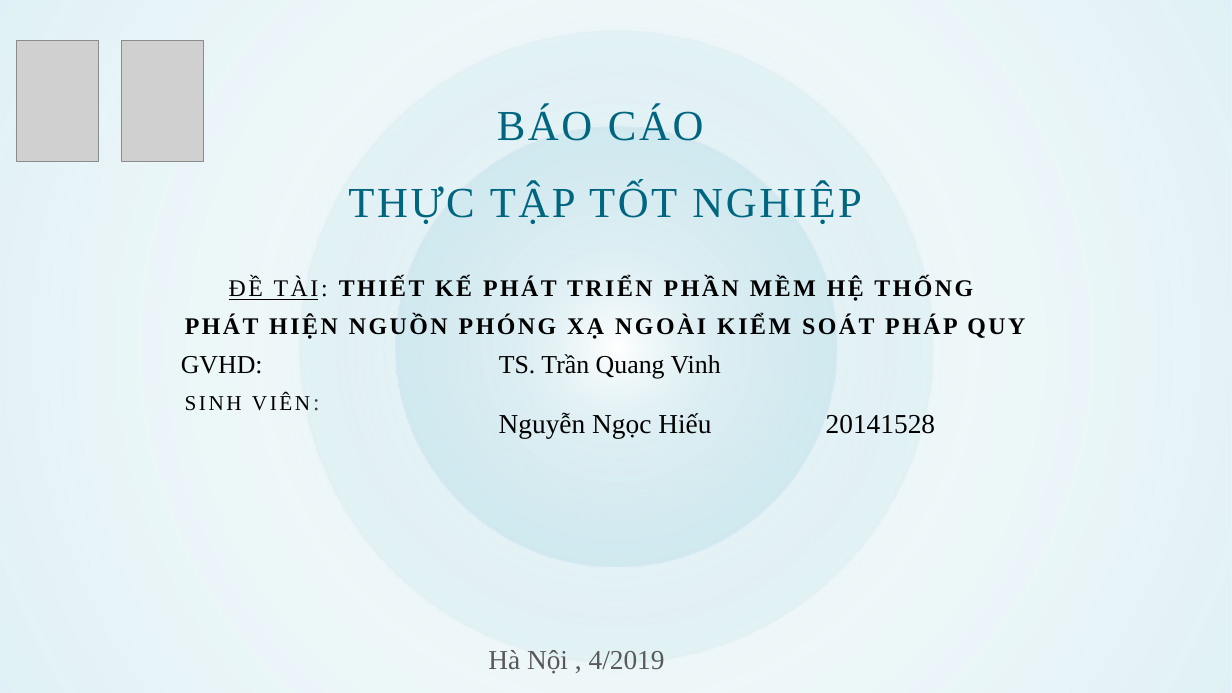
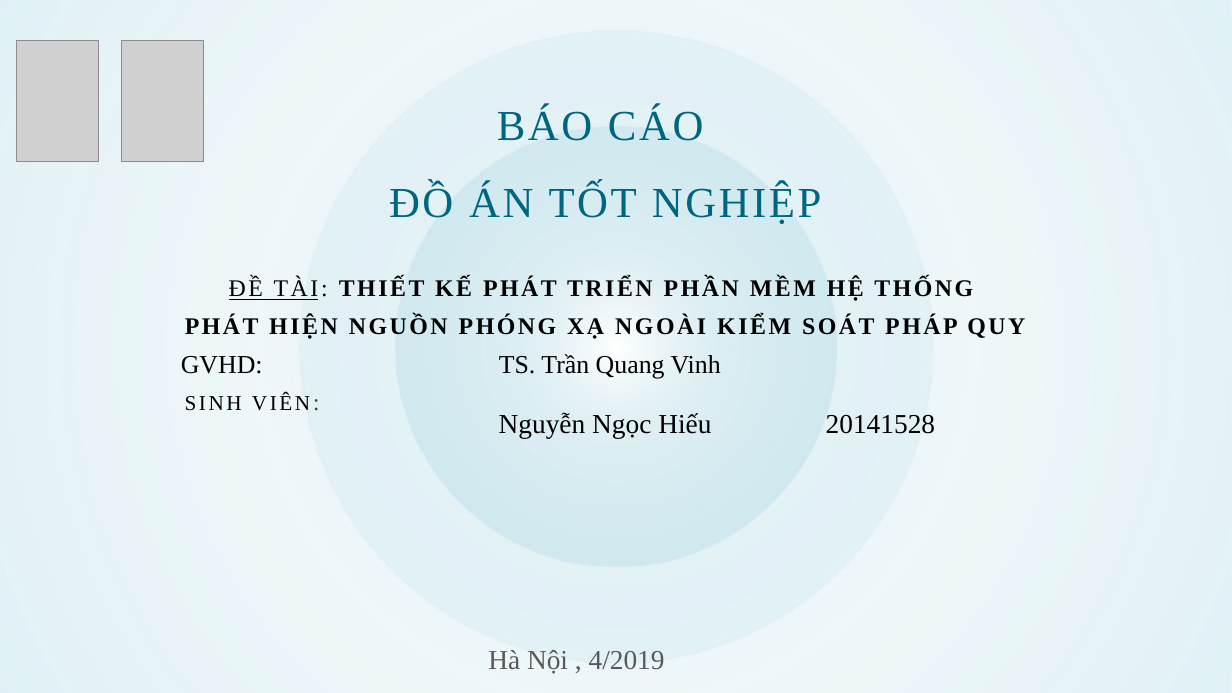
Before and after one commit to hieungoc0206/Graduation, a slide deck: slide 1 of Báo cáo thực tập tốt nghiệp_Nguyễn Ngọc Hiếu_20141528.pptx. Drawn at 1232x693 pixels with LibreOffice and Linux fonts; fonts in the diff are those of the drawing; grey boxes stand for pictures. Boxes give left, top, right and bottom in pixels: in the first picture for what was removed or moved away, otherwise in the second. Text is boxed around its words. In the diff, an @@ line names an element or a change of style, - is before the commit and + after.

```diff
--- a/Báo cáo thực tập tốt nghiệp_Nguyễn Ngọc Hiếu_20141528.pptx
+++ b/Báo cáo thực tập tốt nghiệp_Nguyễn Ngọc Hiếu_20141528.pptx
@@ text at (389,183,822,224): text changed @@
-THỰC TẬP TỐT NGHIỆP
+ĐỒ ÁN TỐT NGHIỆP
```
Also in this commit, not shown: 2 other slides changed, 8 other files.
